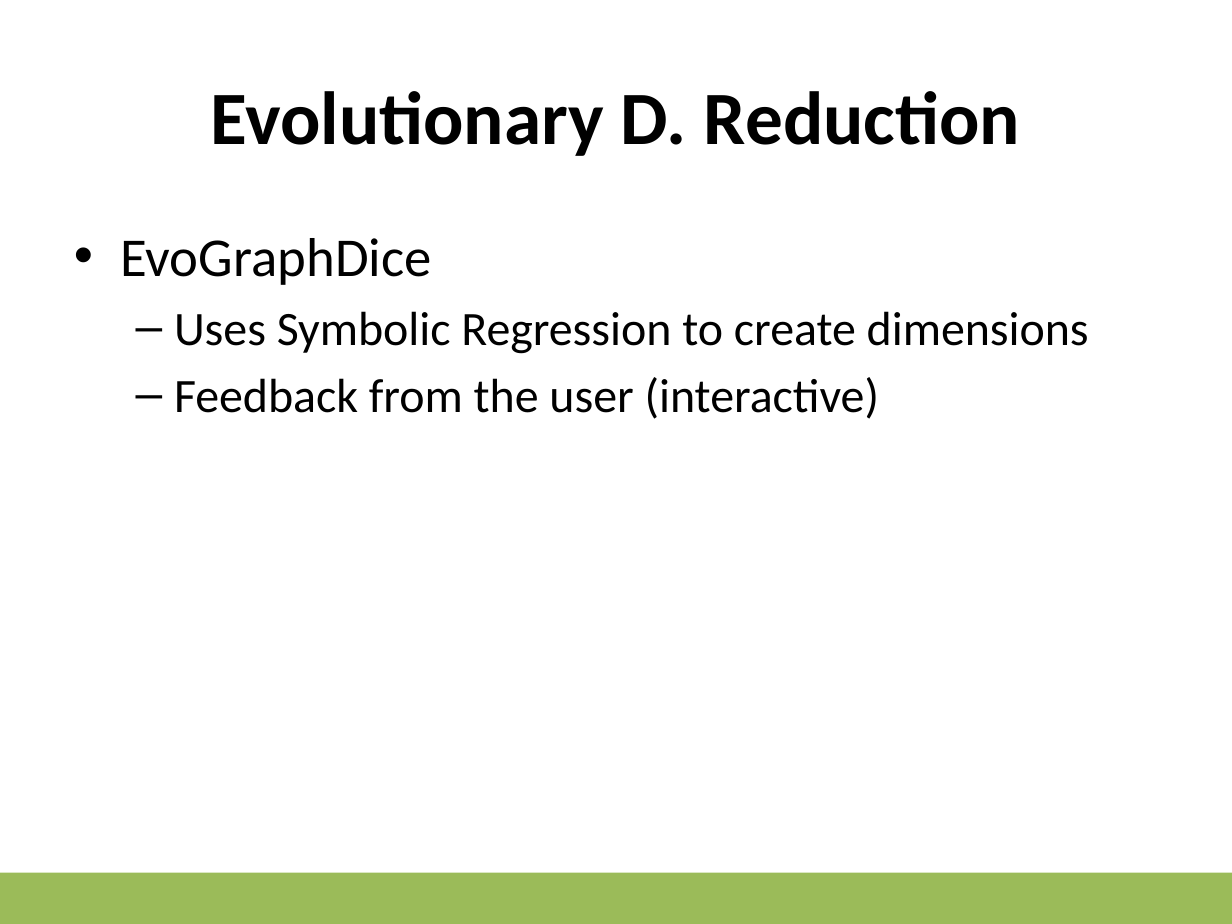
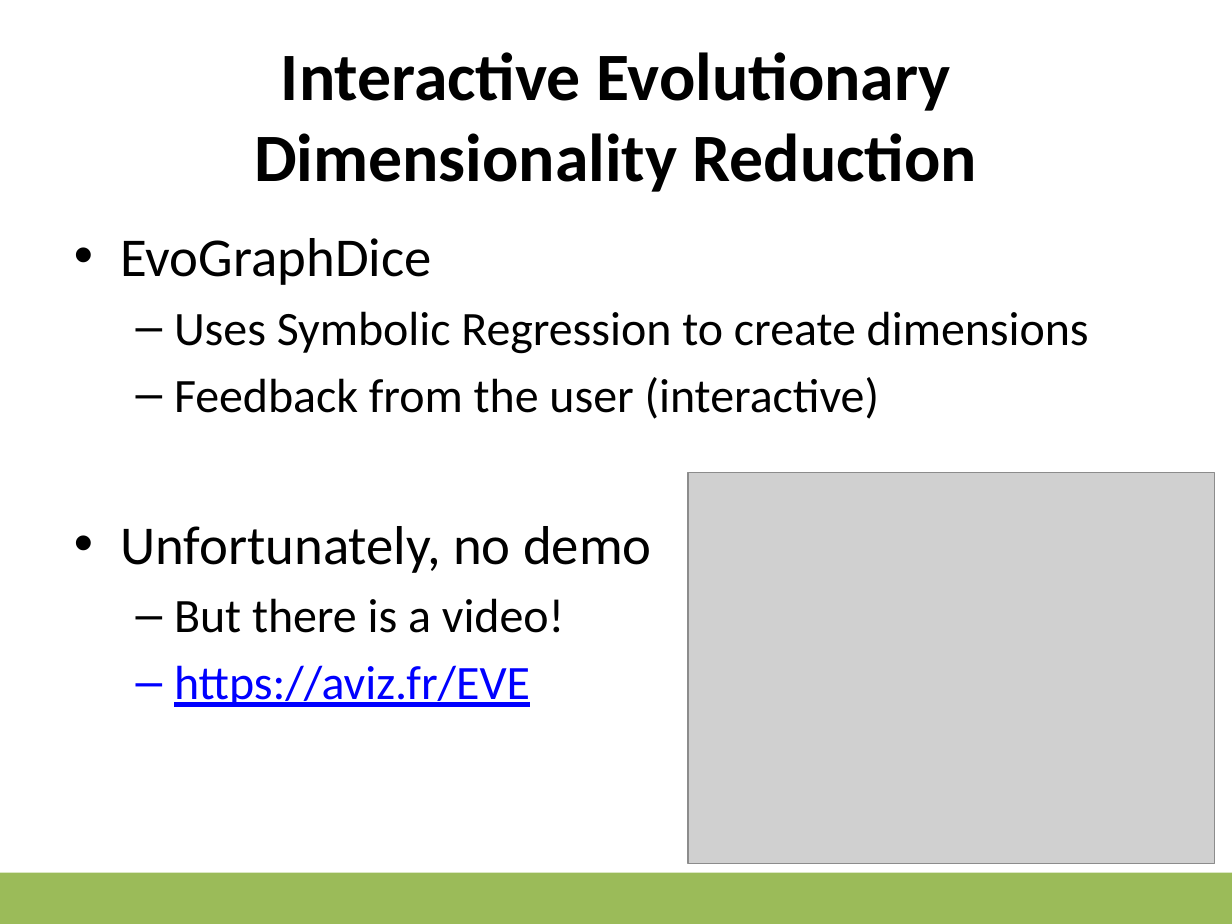
Before and after one commit to albertotonda/teaching, a slide deck: slide 6 of ml-subjects/Unsupervised ML.pptx (slide 5 before the commit). Drawn at 1232x924 pixels with LibreOffice and Linux fonts; fonts in the diff are those of the drawing; grey boxes stand for pictures; background and template pictures are left out. Boxes give left, top, right and bottom in pixels: in the first picture for what was removed or moved away, otherwise in the second. Text is boxed around its words. In the diff, an @@ line names an element or a change of style, - is before the commit and + after.

Commit message:
Added all Powerpoint presentations.

```diff
--- a/ml-subjects/Unsupervised ML.pptx
+++ b/ml-subjects/Unsupervised ML.pptx
@@ title at bbox=[254, 52, 977, 192]: text changed; size 44 to 39.6 pt @@
-Evolutionary D. Reduction
+Interactive Evolutionary Dimensionality Reduction
@@ picture added at bbox=[687, 472, 1214, 864] @@
@@ text at bbox=[120, 526, 652, 707]: paragraphs added @@
+• Unfortunately, no demo
+  – But there is a video!
+  – https://aviz.fr/EVE
```
Also in this commit, not shown: 2 other slides changed, 4 slides added, 1 slide removed, 4 other files.
